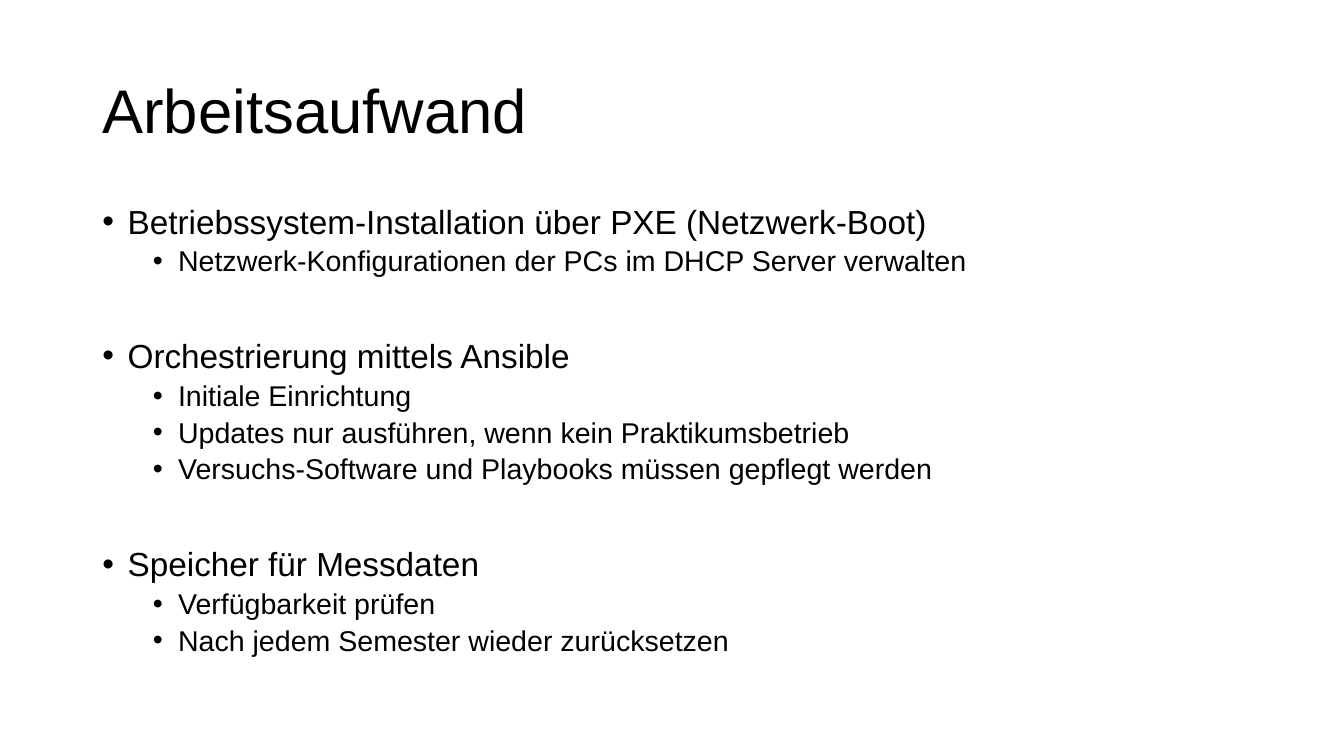
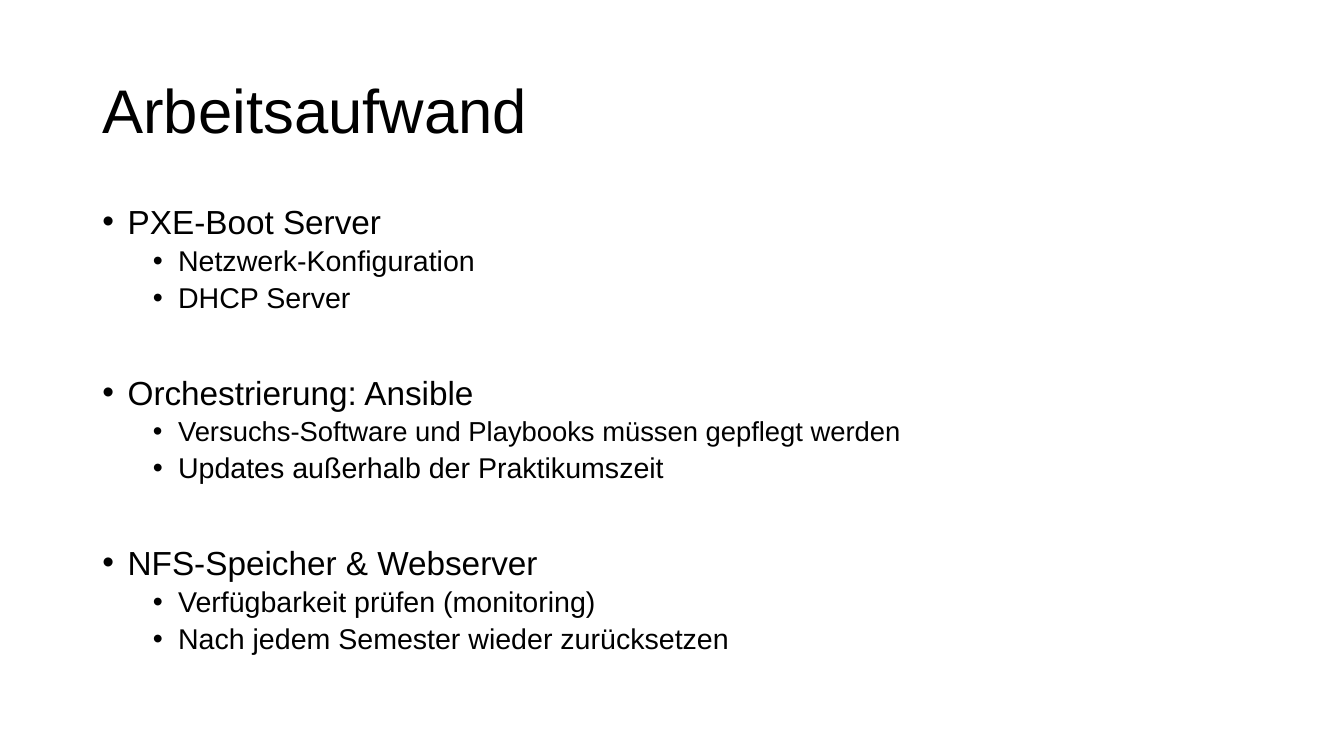
Before and after one commit to MitchiLaser/Pantheon, a slide deck: slide 11 of Roadmap/slides.pptx (slide 8 before the commit). Drawn at 1344x756 pixels with LibreOffice and Linux fonts; fonts in the diff are those of the drawing. Boxes give left, top, right and bottom in pixels: in the first picture for what was removed or moved away, otherwise in the second. Text is boxed around its words. In the diff, an @@ line names an element or a change of style, - is before the commit and + after.

```diff
--- a/Roadmap/slides.pptx
+++ b/Roadmap/slides.pptx
@@ text at <box>128,210,475,411</box>: text changed; size 20.4 to 23.8 pt @@
-• Betriebssystem-Installation über PXE (Netzwerk-Boot)
-  • Netzwerk-Konfigurationen der PCs im DHCP Server verwalten
-• Orchestrierung mittels Ansible
-  • Initiale Einrichtung
-  • Updates nur ausführen, wenn kein Praktikumsbetrieb
+• PXE-Boot Server
+  • Netzwerk-Konfiguration
+  • DHCP Server
+• Orchestrierung: Ansible
@@ text at <box>178,421,901,447</box>: size 20.4 to 19.6 pt in "Versuchs-Software und Playbooks müssen gepflegt werden"; line spacing 0.87 to 0.86 @@
@@ text at <box>128,457,664,618</box>: text changed; size 23.8 to 20.4 pt @@
-• Speicher für Messdaten
-  • Verfügbarkeit prüfen
+  • Updates außerhalb der Praktikumszeit
+• NFS-Speicher & Webserver
+  • Verfügbarkeit prüfen (monitoring)
```
Also in this commit, not shown: 5 other slides changed, 2 slides added, 3 other files.
